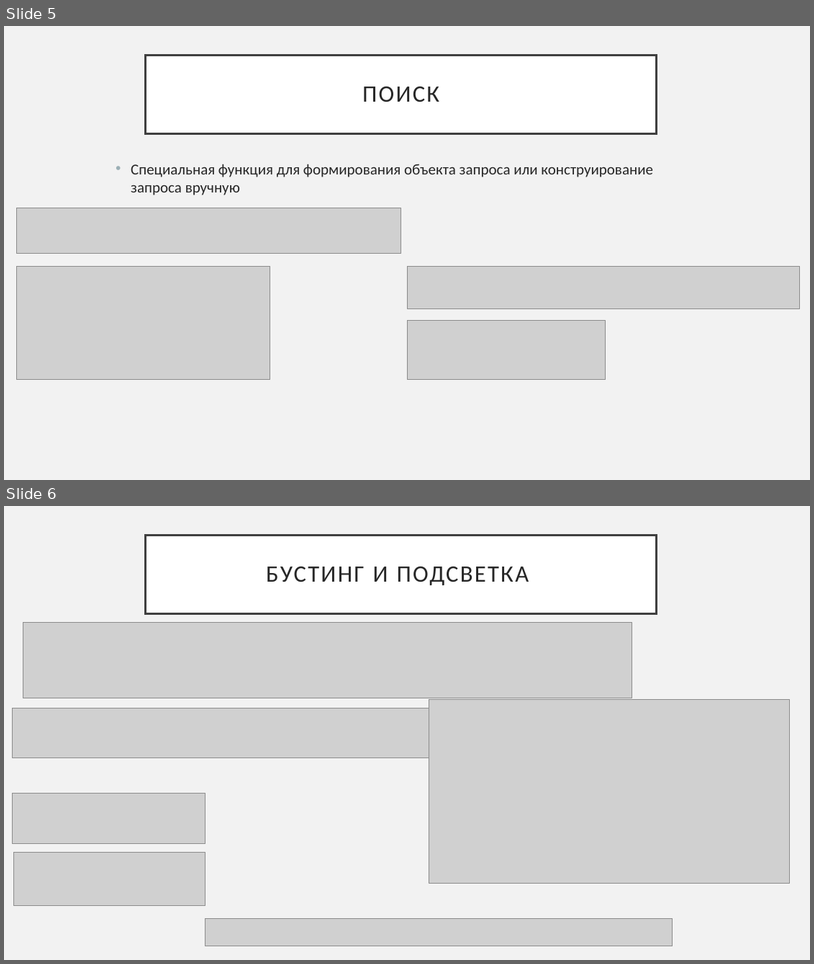
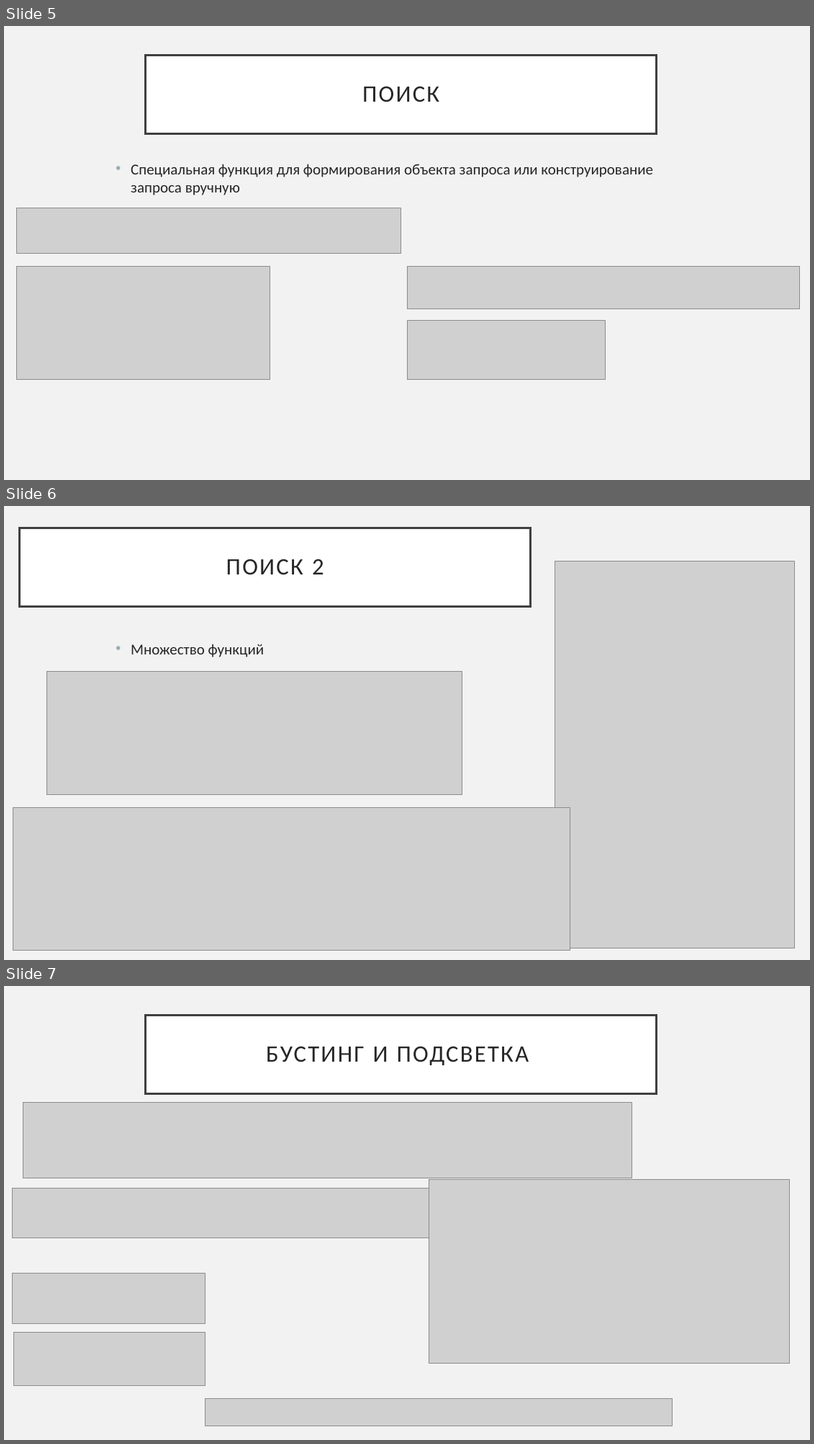
Before and after one commit to GodOfTea/IR-2019, a slide deck: Лекция N+1 - FTS in Postgres.pptx. Shown one above the other, each under a label of ours: slides 5 and 6 before the commit, slides 5, 6 and 7 after it. The pictures are 814x964 and 814x1444 pixels, drawn with LibreOffice and Linux fonts; fonts in the diff are those of the drawing; grey boxes stand for pictures. Boxes give left, top, right and bottom in pixels: in the first picture for what was removed or moved away, otherwise in the second. Text is boxed around its words. In the diff, an @@ line names an element or a change of style, - is before the commit and + after.

Commit message:
postgres FTS

```diff
--- a/Лекция N+1 - FTS in Postgres.pptx
+++ b/Лекция N+1 - FTS in Postgres.pptx
@@ slide 6 added at [4, 506, 810, 960], background #F2F2F2 @@
@@ title added at [20, 528, 531, 607], fill #FFFFFF, outline #404040 2.5 pt, 28 pt, text #262626 @@
+ПОИСК 2
@@ picture added at [556, 561, 795, 948] @@
@@ text added at [131, 644, 264, 657], 18 pt, text #262626 @@
+• Множество функций
@@ picture added at [47, 671, 463, 795] @@
@@ picture added at [13, 807, 570, 950] @@
@@ what was slide 6 is now slide 7 @@
```
